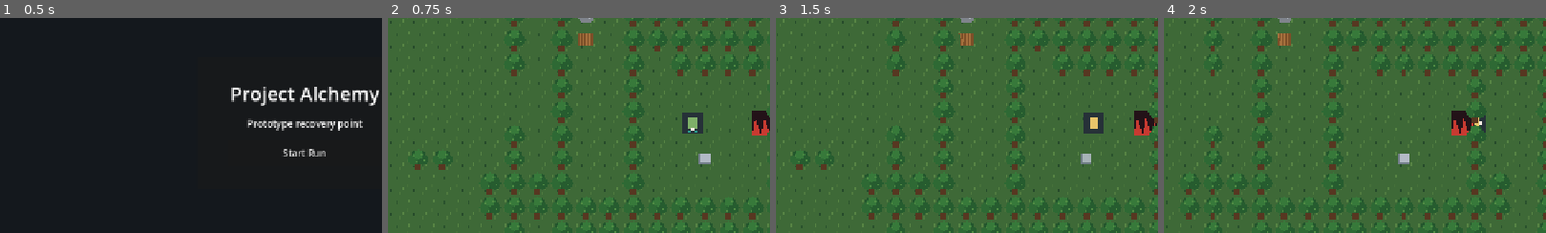
Above: before the commit, frames 1-4 (left to right).
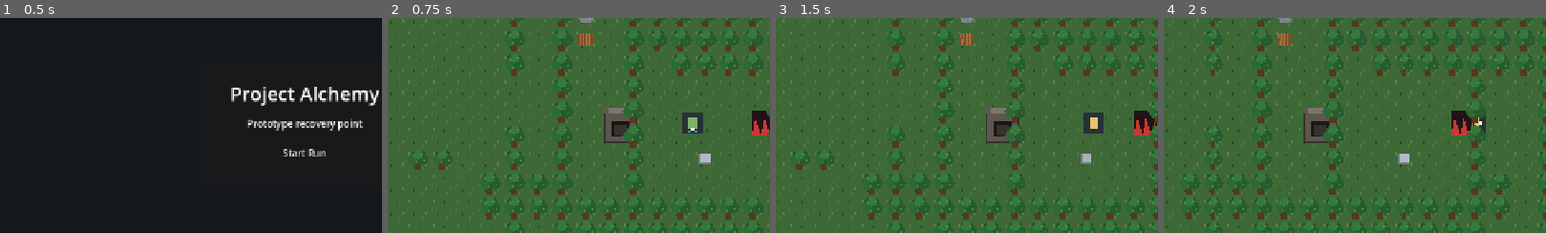
Above: after the commit, the same moments.

Repository: Maddiplomat/Project-alchemy
Game: Godot game, scene res://scenes/MainMenu.tscn
Same seed, same stepped clock (60 frames per second), same inputs: the game is played once before the commit and once after it.
Inputs (mouse positions are % of the whole screen's width and height, from its top left):
- Up to frame 1 (0.5 s): no input
- Up to frame 2 (0.75 s): click "Start Run" at 0.5 s
- Up to frame 3 (1.5 s): tap Enter at 1.25 s; move the mouse to (72, 45) at 1.27 s; hold D (move_right) from 1.28 s (still down); hold E (interact) from 1.28 s (still down); click (72, 45) at 1.42 s
- Up to frame 4 (2 s): keep holding D (move_right); keep holding E (interact)
The pictures show only the part of the screen within x 10-60%, y 26-76%; the shares and areas given below are measured in that part.

Frame 1 is identical in both runs. In frame 2, 1.0% of the frame differs, in the area x 56-66%, y 41-59%; in frame 3, 1.0%; in frame 4, 1.0%.
Error before the commit: Parse Error: Identifier "ChemistryEngine" not declared in the current scope. (res://scripts/FurnaceUI.gd:541)

Commit message:
Sync furnace ratio graph and inventory stack controls

Diff:
--- a/data/elements/charcoal.json
+++ b/data/elements/charcoal.json
@@ -10,6 +10,8 @@
     "toxicity": 0.05,
     "reactivity": 0.45,
     "carbon_percentage": 0.85,
+    "steel_window_carbon_min_pct": 0.6,
+    "steel_window_carbon_max_pct": 2.5,
     "fuel_value": 600
   },
   "carrier_risk": "low",
--- a/data/elements/wood.json
+++ b/data/elements/wood.json
@@ -10,6 +10,8 @@
     "toxicity": 0.0,
     "reactivity": 0.2,
     "carbon_pct_when_burned": 0.12,
+    "steel_window_carbon_min_pct": 0.5,
+    "steel_window_carbon_max_pct": 2.1,
     "fuel_value": 200
   },
   "carrier_risk": "low",
--- a/project.godot
+++ b/project.godot
@@ -25,12 +25,13 @@
 CraftingManager="*res://scripts/CraftingManager.gd"
 CameraShake="*res://scripts/CameraShake.gd"
 WorldSystem="*res://scripts/WorldSystem.gd"
+ChemistryEngine="*res://scripts/ChemistryEngine.gd"
 
 [display]
 
-window/size/mode=2
 window/size/viewport_width=1280
 window/size/viewport_height=720
+window/size/mode=2
 window/stretch/mode="canvas_items"
 window/stretch/aspect="expand"
 
--- a/scripts/ElementDatabase.gd
+++ b/scripts/ElementDatabase.gd
@@ -233,6 +233,8 @@
 				&"toxicity": 0.0,
 				&"reactivity": 0.2,
 				&"carbon_pct_when_burned": 0.12,
+				&"steel_window_carbon_min_pct": 0.5,
+				&"steel_window_carbon_max_pct": 2.1,
 				&"fuel_value": 200.0,
 				&"conductivity": 0.0,
 				&"radiation": 0.0,
@@ -296,6 +298,8 @@
 				&"toxicity": 0.05,
 				&"reactivity": 0.45,
 				&"carbon_percentage": 0.85,
+				&"steel_window_carbon_min_pct": 0.6,
+				&"steel_window_carbon_max_pct": 2.5,
 				&"fuel_value": 600.0,
 				&"conductivity": 0.15,
 				&"radiation": 0.0,
--- a/scripts/FurnaceUI.gd
+++ b/scripts/FurnaceUI.gd
@@ -7,8 +7,6 @@
 const DANGER_TEMPERATURE := 1600.0
 const CARBONISATION_OPTIMAL_MIN := 400.0
 const CARBONISATION_OPTIMAL_MAX := 700.0
-const STEEL_TARGET_MIN_CARBON := 0.5
-const STEEL_TARGET_MAX_CARBON := 2.1
 const CARBON_RATIO_MIN := 0.0
 const CARBON_RATIO_MAX := 10.0
 const PANEL_BG_COLOR := Color(0.10, 0.11, 0.13, 0.96)
@@ -27,6 +25,8 @@
 const PANEL_VIEW_SCALE := 0.46
 const PANEL_MARGIN := Vector2(24.0, 24.0)
 const RATIO_GUIDE_BG_COLOR := Color(0.18, 0.20, 0.23, 0.82)
+const RATIO_IRON_FILL_COLOR := Color(0.34, 0.44, 0.52, 0.92)
+const RATIO_CARBON_FILL_COLOR := Color(0.54, 0.31, 0.12, 0.96)
 const RATIO_GUIDE_TARGET_COLOR := Color(0.34, 0.82, 0.45, 0.32)
 const RATIO_GUIDE_MARKER_COLOR := Color(0.97, 0.97, 0.97, 0.95)
 const RATIO_GUIDE_TOOLTIP_FALLBACK := "Load a carbon source into Input B for steel guidance."
@@ -59,6 +59,8 @@
 var ratio_value_label: Label
 var ratio_graph_frame: Control
 var ratio_graph_background: ColorRect
+var ratio_iron_fill: ColorRect
+var ratio_carbon_fill: ColorRect
 var ratio_target_zone: ColorRect
 var ratio_current_marker: ColorRect
 var carbon_slag_zone: ColorRect
@@ -725,6 +727,26 @@
 		ratio_graph_background.color = RATIO_GUIDE_BG_COLOR
 		ratio_graph_frame.add_child(ratio_graph_background)
 
+		ratio_iron_fill = ColorRect.new()
+		ratio_iron_fill.name = "RatioIronFill"
+		ratio_iron_fill.mouse_filter = Control.MOUSE_FILTER_IGNORE
+		ratio_iron_fill.anchor_top = 0.0
+		ratio_iron_fill.anchor_bottom = 1.0
+		ratio_iron_fill.offset_top = 2.0
+		ratio_iron_fill.offset_bottom = -2.0
+		ratio_iron_fill.color = RATIO_IRON_FILL_COLOR
+		ratio_graph_frame.add_child(ratio_iron_fill)
+
+		ratio_carbon_fill = ColorRect.new()
+		ratio_carbon_fill.name = "RatioCarbonFill"
+		ratio_carbon_fill.mouse_filter = Control.MOUSE_FILTER_IGNORE
+		ratio_carbon_fill.anchor_top = 0.0
+		ratio_carbon_fill.anchor_bottom = 1.0
+		ratio_carbon_fill.offset_top = 2.0
+		ratio_carbon_fill.offset_bottom = -2.0
+		ratio_carbon_fill.color = RATIO_CARBON_FILL_COLOR
+		ratio_graph_frame.add_child(ratio_carbon_fill)
+
 		ratio_target_zone = ColorRect.new()
 		ratio_target_zone.name = "RatioTargetZone"
 		ratio_target_zone.visible = false
@@ -766,6 +788,8 @@
 	else:
 		ratio_graph_frame = ratio_container.get_node_or_null("RatioGraphFrame") as Control
 		ratio_graph_background = ratio_container.get_node_or_null("RatioGraphFrame/RatioGraphBackground") as ColorRect
+		ratio_iron_fill = ratio_container.get_node_or_null("RatioGraphFrame/RatioIronFill") as ColorRect
+		ratio_carbon_fill = ratio_container.get_node_or_null("RatioGraphFrame/RatioCarbonFill") as ColorRect
 		ratio_target_zone = ratio_container.get_node_or_null("RatioGraphFrame/RatioTargetZone") as ColorRect
 		ratio_current_marker = ratio_container.get_node_or_null("RatioGraphFrame/RatioCurrentMarker") as ColorRect
 		ratio_slider = ratio_container.get_node("RatioSlider") as HSlider
@@ -787,6 +811,26 @@
 		ratio_graph_background.offset_bottom = -2.0
 		ratio_graph_background.color = RATIO_GUIDE_BG_COLOR
 		ratio_graph_frame.add_child(ratio_graph_background)
+
+		ratio_iron_fill = ColorRect.new()
+		ratio_iron_fill.name = "RatioIronFill"
+		ratio_iron_fill.mouse_filter = Control.MOUSE_FILTER_IGNORE
+		ratio_iron_fill.anchor_top = 0.0
+		ratio_iron_fill.anchor_bottom = 1.0
+		ratio_iron_fill.offset_top = 2.0
+		ratio_iron_fill.offset_bottom = -2.0
+		ratio_iron_fill.color = RATIO_IRON_FILL_COLOR
+		ratio_graph_frame.add_child(ratio_iron_fill)
+
+		ratio_carbon_fill = ColorRect.new()
+		ratio_carbon_fill.name = "RatioCarbonFill"
+		ratio_carbon_fill.mouse_filter = Control.MOUSE_FILTER_IGNORE
+		ratio_carbon_fill.anchor_top = 0.0
+		ratio_carbon_fill.anchor_bottom = 1.0
+		ratio_carbon_fill.offset_top = 2.0
+		ratio_carbon_fill.offset_bottom = -2.0
+		ratio_carbon_fill.color = RATIO_CARBON_FILL_COLOR
+		ratio_graph_frame.add_child(ratio_carbon_fill)
 
 		ratio_target_zone = ColorRect.new()
 		ratio_target_zone.name = "RatioTargetZone"
@@ -853,6 +897,13 @@
 	gauge_frame.move_child(temperature_gauge, 3)
 	gauge_frame.move_child(danger_line, 4)
 
+	if ratio_graph_frame != null:
+		ratio_graph_frame.move_child(ratio_graph_background, 0)
+		ratio_graph_frame.move_child(ratio_iron_fill, 1)
+		ratio_graph_frame.move_child(ratio_carbon_fill, 2)
+		ratio_graph_frame.move_child(ratio_target_zone, 3)
+		ratio_graph_frame.move_child(ratio_current_marker, 4)
+
 
 func _update_ratio_guidance() -> void:
 	if ratio_slider == null or ratio_value_label == null:
@@ -877,7 +928,24 @@
 			ratio_target_zone.offset_left = 0.0
 			ratio_target_zone.offset_right = 0.0
 
+	_update_ratio_bar_graph(ratio_slider.value)
 	_update_ratio_current_marker(ratio_slider.value)
+
+
+func _update_ratio_bar_graph(value: float) -> void:
+	if ratio_iron_fill == null or ratio_carbon_fill == null or ratio_slider == null:
+		return
+
+	var normalized := clampf(inverse_lerp(ratio_slider.min_value, ratio_slider.max_value, value), 0.0, 1.0)
+	ratio_iron_fill.anchor_left = 0.0
+	ratio_iron_fill.anchor_right = 1.0 - normalized
+	ratio_iron_fill.offset_left = 0.0
+	ratio_iron_fill.offset_right = 0.0
+
+	ratio_carbon_fill.anchor_left = 1.0 - normalized
+	ratio_carbon_fill.anchor_right = 1.0
+	ratio_carbon_fill.offset_left = 0.0
+	ratio_carbon_fill.offset_right = 0.0
 
 
 func _update_ratio_current_marker(value: float) -> void:
@@ -911,20 +979,28 @@
 func _build_ratio_guidance(source_info: Dictionary) -> Dictionary:
 	var display_name := str(source_info.get("display_name", "Carbon source"))
 	var carbon_fraction := clampf(float(source_info.get("carbon_fraction", 0.0)), 0.0, 1.0)
+	var steel_window_min := float(source_info.get("steel_window_min_pct", 0.0))
+	var steel_window_max := float(source_info.get("steel_window_max_pct", 0.0))
 	if carbon_fraction <= 0.0:
 		return {
 			"has_window": false,
 			"tooltip": "%s: no carbon profile available." % display_name
 		}
 
+	if steel_window_max <= steel_window_min:
+		return {
+			"has_window": false,
+			"tooltip": "%s: steel window unavailable." % display_name
+		}
+
 	return {
 		"has_window": true,
-		"ratio_min": STEEL_TARGET_MIN_CARBON,
-		"ratio_max": STEEL_TARGET_MAX_CARBON,
+		"ratio_min": steel_window_min,
+		"ratio_max": steel_window_max,
 		"tooltip": "%s: steel at %s-%s%% carbon" % [
 			display_name,
-			_format_pct(STEEL_TARGET_MIN_CARBON),
-			_format_pct(STEEL_TARGET_MAX_CARBON)
+			_format_pct(steel_window_min),
+			_format_pct(steel_window_max)
 		]
 	}
 
@@ -962,7 +1038,9 @@
 		"element_id": input_b_id,
 		"display_name": str(element_data.get(&"display_name", String(input_b_id).capitalize())),
 		"symbol": str(element_data.get(&"symbol", "C")),
-		"carbon_fraction": clampf(carbon_fraction, 0.0, 1.0)
+		"carbon_fraction": clampf(carbon_fraction, 0.0, 1.0),
+		"steel_window_min_pct": maxf(float(properties.get(&"steel_window_carbon_min_pct", 0.0)), 0.0),
+		"steel_window_max_pct": maxf(float(properties.get(&"steel_window_carbon_max_pct", 0.0)), 0.0)
 	}
 
 
--- a/scripts/inventory_grid.gd
+++ b/scripts/inventory_grid.gd
@@ -29,7 +29,7 @@
 const RECIPE_DURABILITY_COLOR := Color(0.75, 0.86, 0.43, 1.0)
 const ITEM_ICON_SIZE := Vector2(34, 34)
 const SELECT_KEYBIND_BASE_TEXT := "1-9: select active item"
-const DRAG_QUANTITY_HINT_TEXT := "Wheel while dragging: adjust qty"
+const DRAG_QUANTITY_HINT_TEXT := "Wheel or Up/Down or Q/E to adjust qty"
 
 var drag_origin_index := -1
 var drag_ghost: TextureRect = null
@@ -89,15 +89,26 @@
 	if event.is_action_pressed("toggle_inventory"):
 		toggle_inventory()
 
-	if _is_dragging() and event is InputEventMouseButton and event.pressed:
-		if event.button_index == MOUSE_BUTTON_WHEEL_UP:
-			_adjust_drag_quantity(1 if not event.shift_pressed else 5)
-			get_viewport().set_input_as_handled()
-			return
-		if event.button_index == MOUSE_BUTTON_WHEEL_DOWN:
-			_adjust_drag_quantity(-1 if not event.shift_pressed else -5)
-			get_viewport().set_input_as_handled()
-			return
+	if _is_dragging():
+		if event is InputEventMouseButton and event.pressed:
+			if event.button_index == MOUSE_BUTTON_WHEEL_UP:
+				_adjust_drag_quantity(1 if not event.shift_pressed else 5)
+				get_viewport().set_input_as_handled()
+				return
+			if event.button_index == MOUSE_BUTTON_WHEEL_DOWN:
+				_adjust_drag_quantity(-1 if not event.shift_pressed else -5)
+				get_viewport().set_input_as_handled()
+				return
+
+		if event is InputEventKey and event.pressed:
+			if event.keycode == KEY_UP or event.keycode == KEY_E or event.keycode == KEY_W:
+				_adjust_drag_quantity(1 if not event.shift_pressed else 5)
+				get_viewport().set_input_as_handled()
+				return
+			if event.keycode == KEY_DOWN or event.keycode == KEY_Q or event.keycode == KEY_S:
+				_adjust_drag_quantity(-1 if not event.shift_pressed else -5)
+				get_viewport().set_input_as_handled()
+				return
 
 	# Hotkeys 1-9 for slots 0-8
 	for i in range(1, 10):
@@ -233,6 +244,7 @@
 
 func _finish_drag(drop_slot_index: int) -> void:
 	var from_slot := drag_origin_index
+	var quantity_to_drop := drag_quantity
 	_clear_drag_ghost()
 	drag_origin_index = -1
 	drag_source_quantity = 0
@@ -253,7 +265,7 @@
 	if dragged_item.is_empty():
 		return
 
-	_try_drop_to_furnace(dragged_item)
+	_try_drop_to_furnace(dragged_item, quantity_to_drop)
 
 func _get_slot_index_at_position(global_mouse_position: Vector2) -> int:
 	for i in range(grid.get_child_count()):
@@ -302,7 +314,7 @@
 	)
 
 
-func _try_drop_to_furnace(dragged_item: Dictionary) -> bool:
+func _try_drop_to_furnace(dragged_item: Dictionary, initial_drag_quantity: int) -> bool:
 	var current_scene := get_tree().current_scene
 	if current_scene == null:
 		return false
@@ -314,7 +326,7 @@
 		return false
 
 	var item_id := StringName(str(dragged_item.get("id", "")))
-	var quantity := mini(drag_quantity, int(dragged_item.get("quantity", 0)))
+	var quantity := mini(initial_drag_quantity, int(dragged_item.get("quantity", 0)))
 	if item_id.is_empty() or quantity <= 0:
 		return false
 
--- a/scripts/inventory_slot.gd
+++ b/scripts/inventory_slot.gd
@@ -19,6 +19,8 @@
 const SLOT_BORDER_DEFAULT := Color(0.32, 0.34, 0.38, 1.0)
 const SLOT_BG_CHARCOAL := Color(0.08, 0.08, 0.09, 0.98)
 const SLOT_BORDER_CHARCOAL := Color(0.20, 0.20, 0.22, 1.0)
+const QUANTITY_FONT_COLOR := Color(0.97, 0.97, 0.97, 1.0)
+const QUANTITY_OUTLINE_COLOR := Color(0.03, 0.04, 0.05, 0.95)
 
 var slot_index := -1
 var current_item_id := ""
@@ -39,6 +41,17 @@
 	durability_bar_background.mouse_filter = Control.MOUSE_FILTER_IGNORE
 	durability_bar_fill.mouse_filter = Control.MOUSE_FILTER_IGNORE
 	quantity_label.mouse_filter = Control.MOUSE_FILTER_IGNORE
+	quantity_label.set_anchors_preset(Control.PRESET_BOTTOM_WIDE)
+	quantity_label.offset_left = 6.0
+	quantity_label.offset_top = -22.0
+	quantity_label.offset_right = -6.0
+	quantity_label.offset_bottom = -4.0
+	quantity_label.horizontal_alignment = HORIZONTAL_ALIGNMENT_RIGHT
+	quantity_label.vertical_alignment = VERTICAL_ALIGNMENT_BOTTOM
+	quantity_label.add_theme_color_override("font_color", QUANTITY_FONT_COLOR)
+	quantity_label.add_theme_color_override("font_outline_color", QUANTITY_OUTLINE_COLOR)
+	quantity_label.add_theme_constant_override("outline_size", 4)
+	quantity_label.add_theme_font_size_override("font_size", 13)
 	mouse_entered.connect(_on_mouse_entered)
 	mouse_exited.connect(_on_mouse_exited)
 	resized.connect(_on_resized)
@@ -66,7 +79,7 @@
 	if quantity > 0:
 		item_icon.texture = _get_placeholder_texture(item_id)
 		item_icon.modulate = _get_icon_color()
-		quantity_label.text = str(quantity)
+		quantity_label.text = "x%d" % quantity
 	else:
 		current_item_id = ""
 
@@ -101,7 +114,7 @@
 	if has_stack:
 		item_icon.texture = _get_placeholder_texture(current_item_id)
 		item_icon.modulate = _get_icon_color()
-		quantity_label.text = str(current_quantity)
+		quantity_label.text = "x%d" % current_quantity
 	else:
 		item_icon.texture = null
 		quantity_label.text = ""
